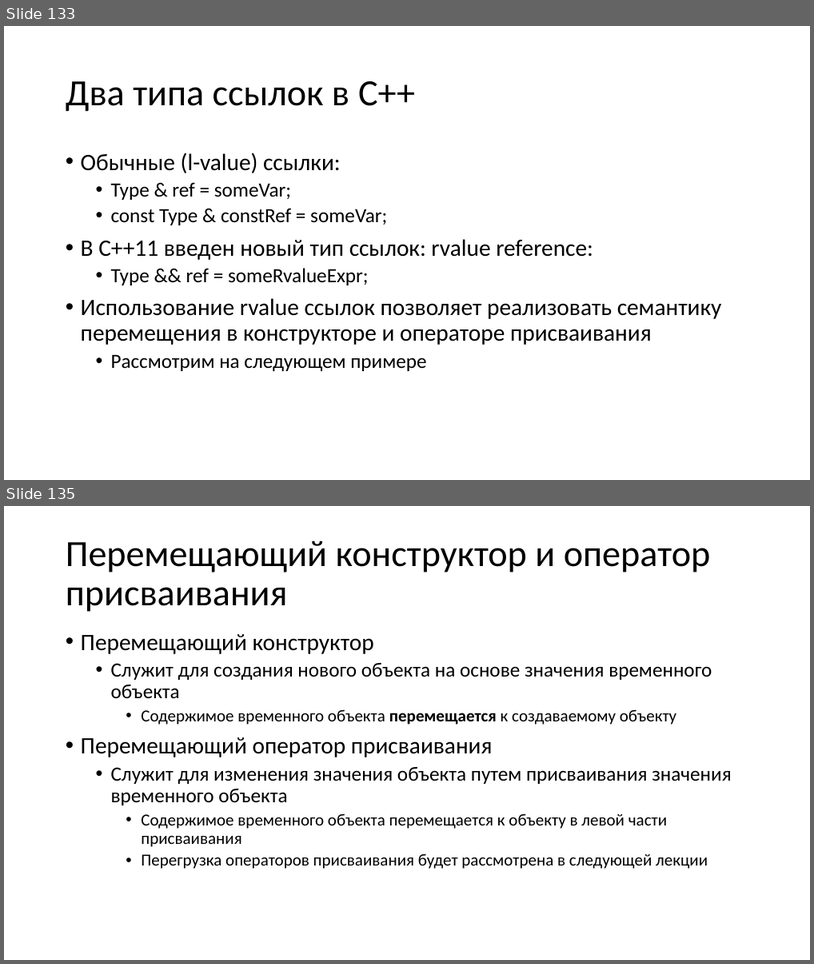
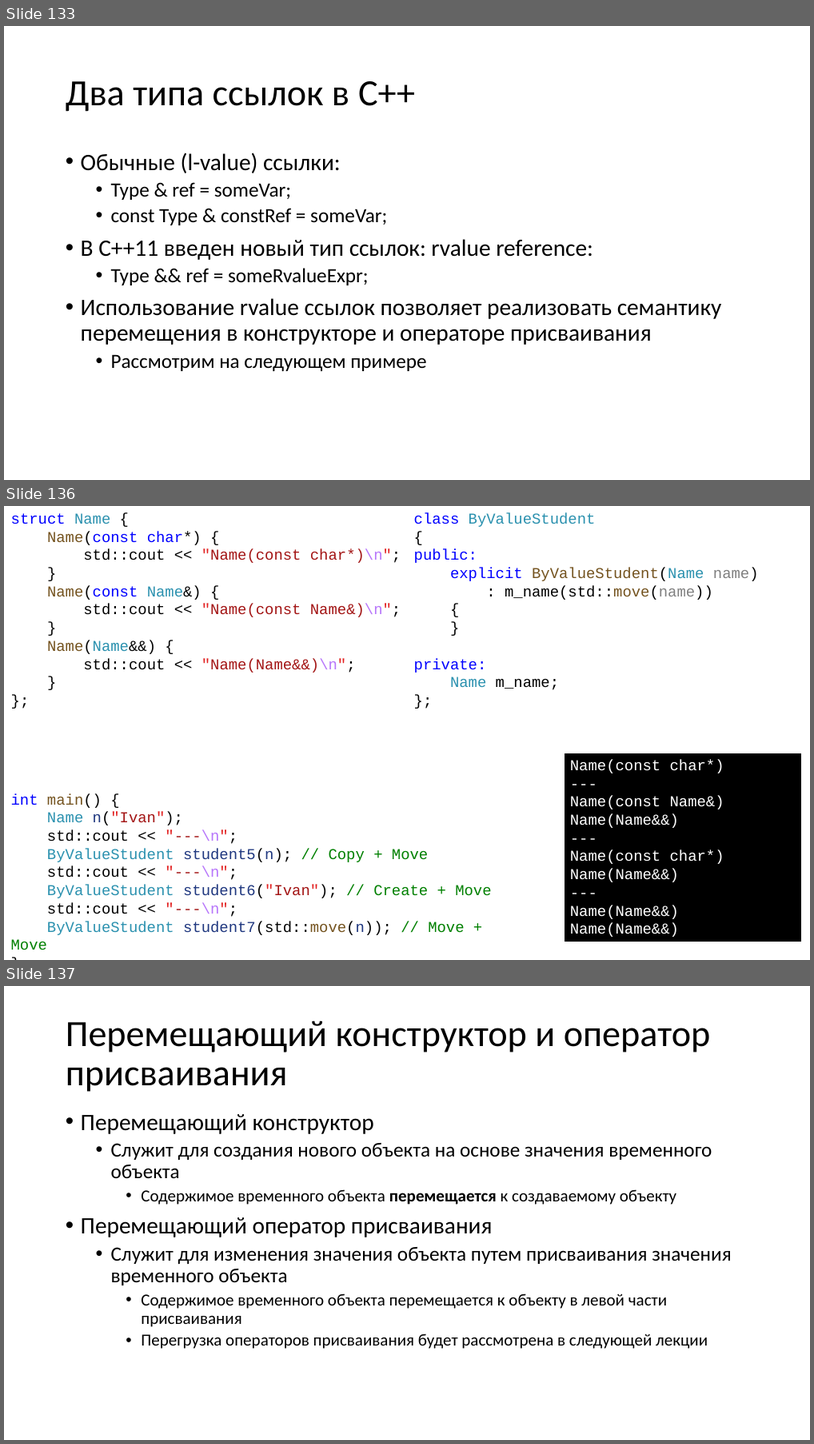
Before and after one commit to alexey-malov/oop, a slide deck: lectures/02/Основы ООП.pptx. Shown one above the other, each under a label of ours: slides 133 and 135 before the commit, slides 133, 136 and 137 after it; the slides between them are not shown. The pictures are 814x964 and 814x1444 pixels, drawn with LibreOffice and Linux fonts; fonts in the diff are those of the drawing. Boxes give left, top, right and bottom in pixels: in the first picture for what was removed or moved away, otherwise in the second. Text is boxed around its words. In the diff, an @@ line names an element or a change of style, - is before the commit and + after.

```diff
--- a/lectures/02/Основы ООП.pptx
+++ b/lectures/02/Основы ООП.pptx
@@ slide 136 added at (4,506,810,960), background #FFFFFF @@
@@ text added at (11,513,401,672), 18 pt, text #000000 @@
+struct Name {
+Name(const char*) {
+std::cout << "Name(const char*)\n";
+}
+Name(const Name&) {
+std::cout << "Name(const Name&)\n";
+}
+Name(Name&&) {
+std::cout << "Name(Name&&)\n";
+}
+};
@@ text added at (414,513,759,690), 18 pt, text #000000 @@
+class ByValueStudent
+{
+public:
+explicit ByValueStudent(Name name)
+: m_name(std::move(name))
+{
+}
+private:
+Name m_name;
+};
@@ rectangle added at (565,752,803,941), fill #000000, outline #FFFFFF 1.5 pt, 18 pt, text #FFFFFF @@
+Name(const char*)
+---
+Name(const Name&)
+Name(Name&&)
+---
+Name(const char*)
+Name(Name&&)
+---
+Name(Name&&)
+Name(Name&&)
@@ text added at (11,794,491,950), 18 pt, text #000000 @@
+int main() {
+Name n("Ivan");
+std::cout << "---\n";
+ByValueStudent student5(n); // Copy + Move
+std::cout << "---\n";
+ByValueStudent student6("Ivan"); // Create + Move
+std::cout << "---\n";
+ByValueStudent student7(std::move(n)); // Move + Move
+}
@@ what was slide 135 is now slide 137 @@
```
Also in this commit, not shown: 8 slides changed, 3 other slides added, 2 slides removed, 3 other files.
